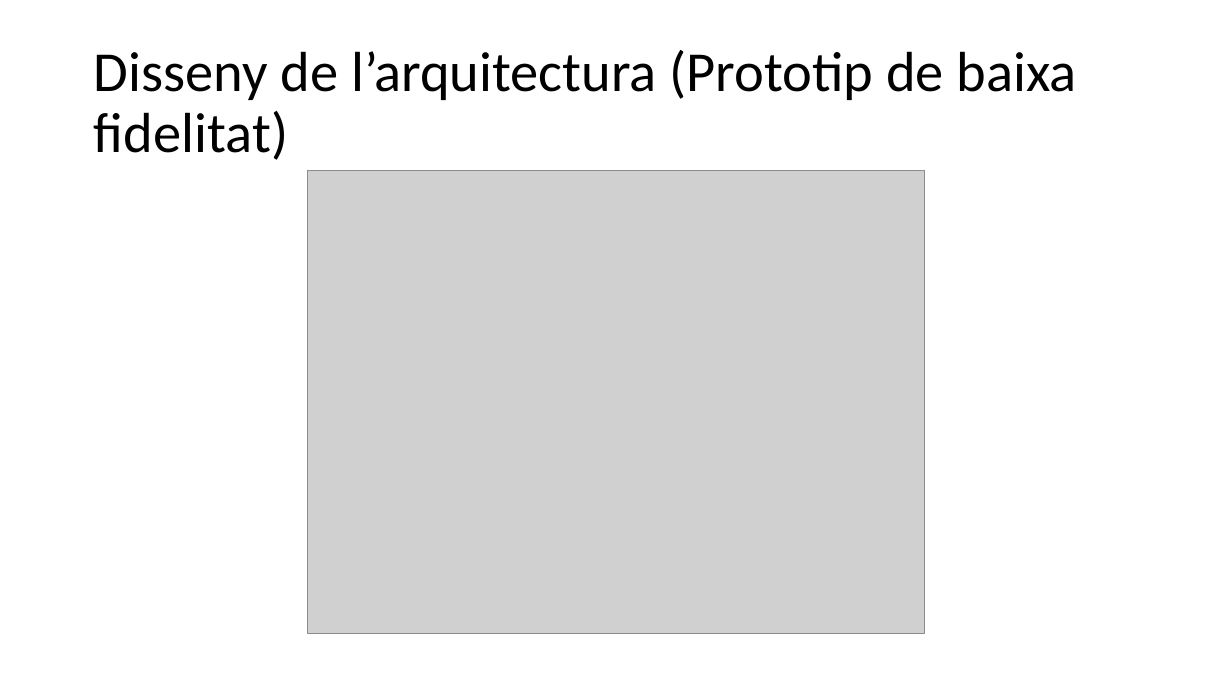
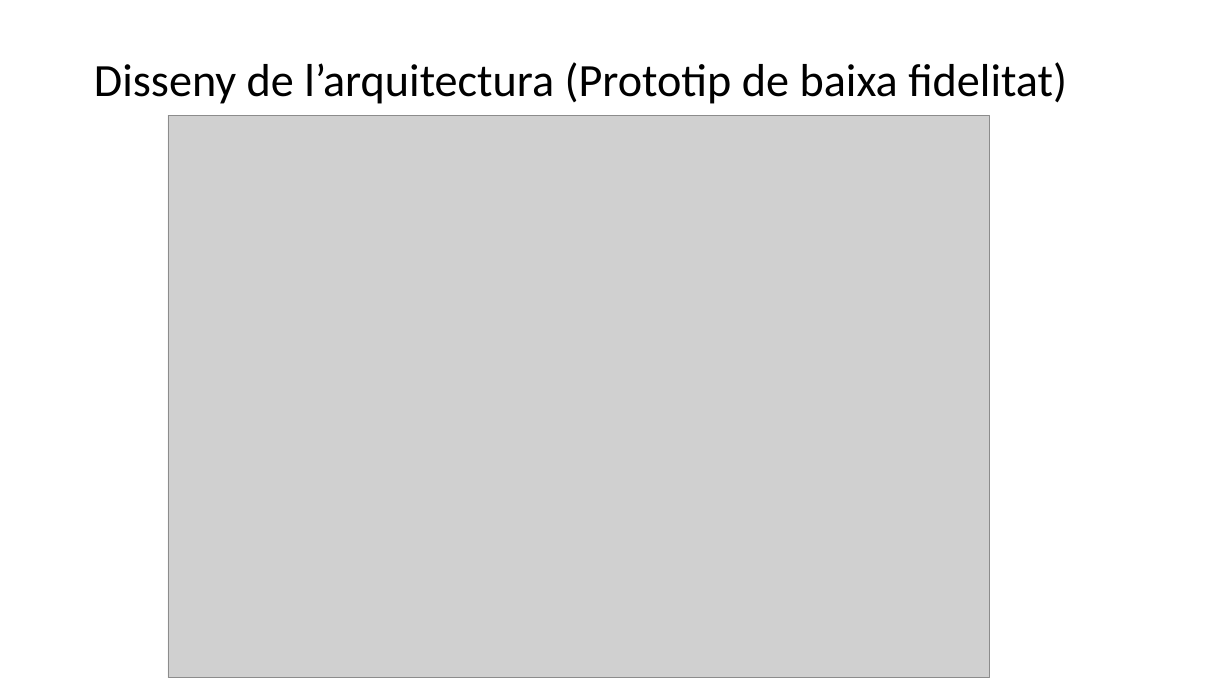
Before and after one commit to JoelFusterBosch/Projecte_Final_DAM_Gestio-_d_una_falla, a slide deck: slide 3 of Presentació/Gestió d’una falla.pptx. Drawn at 1232x693 pixels with LibreOffice and Linux fonts; fonts in the diff are those of the drawing; grey boxes stand for pictures. Boxes give left, top, right and bottom in pixels: in the first picture for what was removed or moved away, otherwise in the second. Text is boxed around its words. In the diff, an @@ line names an element or a change of style, - is before the commit and + after.

```diff
--- a/Presentació/Gestió d’una falla.pptx
+++ b/Presentació/Gestió d’una falla.pptx
@@ title "Disseny de l’arquitectura (Prototip de ...": place and size @@
-title "Disseny de l’arquitectura (Prototip de ..." at <box>94,50,1077,160</box>
+title "Disseny de l’arquitectura (Prototip de ..." at <box>94,62,1067,104</box>
@@ title "Disseny de l’arquitectura (Prototip de ..." at <box>94,62,1067,104</box>: size 44 to 36 pt @@
@@ picture: place and size @@
-picture at <box>308,171,924,633</box>
+picture at <box>168,116,990,678</box>
```
Also in this commit, not shown: 3 other slides changed, 1 slide added, 44 other files.
